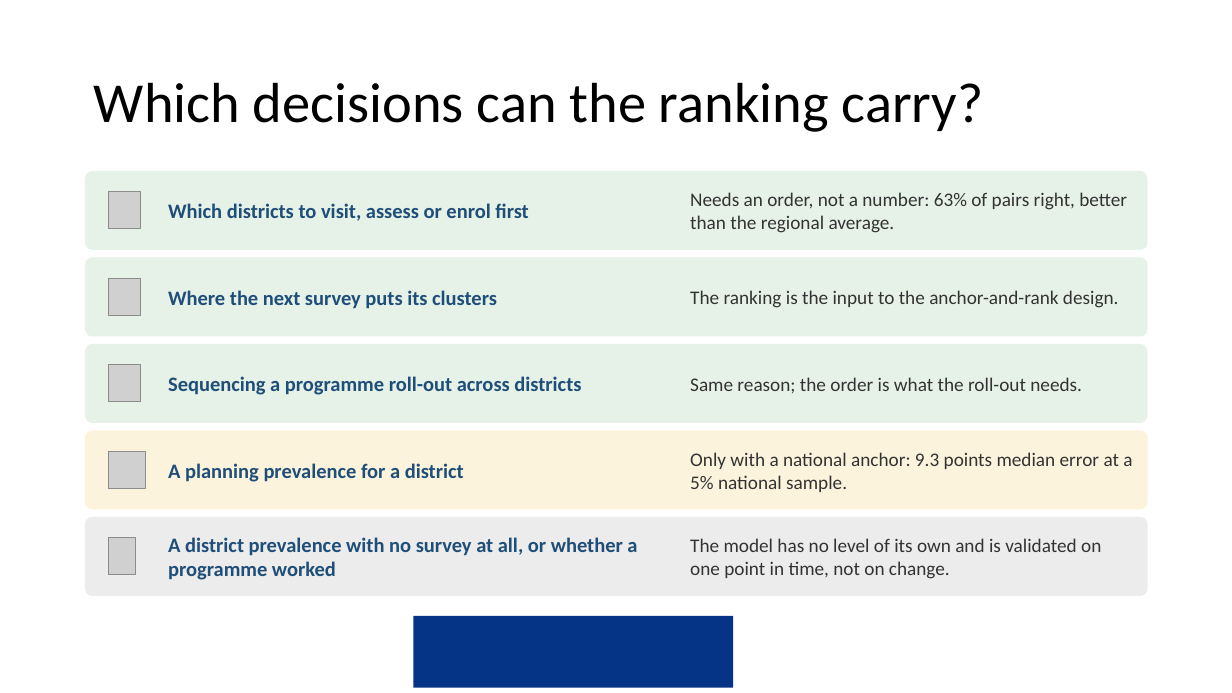
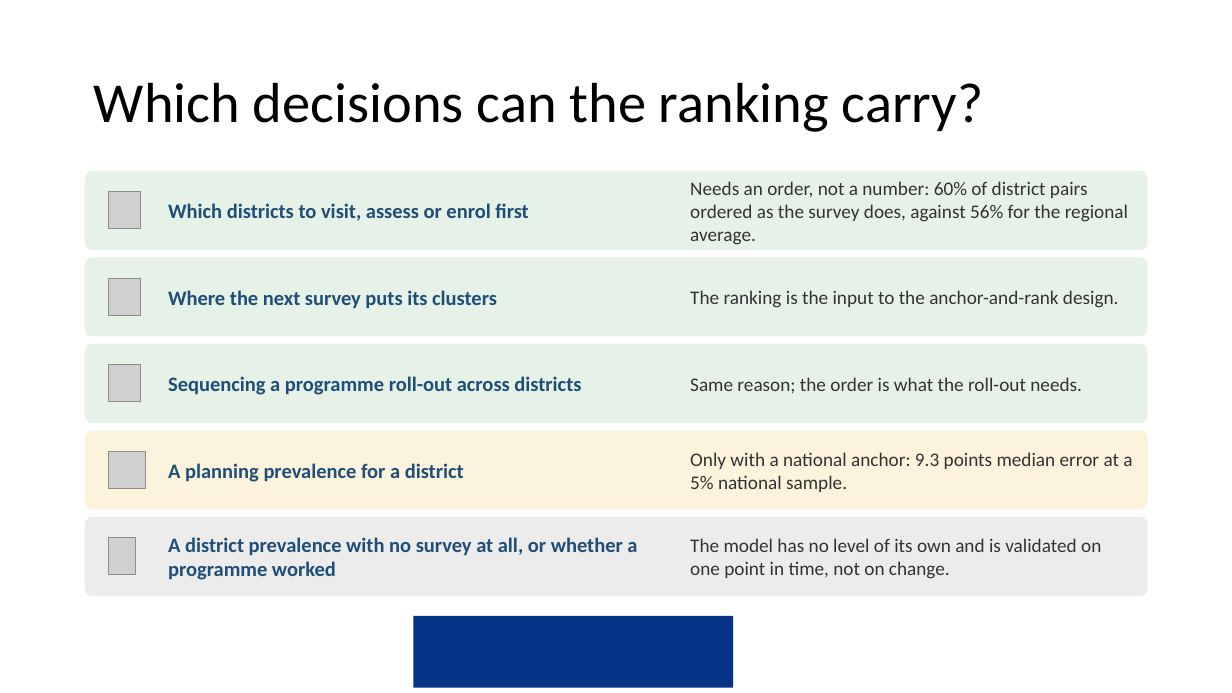
Before and after one commit to amertens/mn-prediction, a slide deck: slide 35 of docs/slides/MN-proxy-full-talk-2026-09.pptx. Drawn at 1232x693 pixels with LibreOffice and Linux fonts; fonts in the diff are those of the drawing; grey boxes stand for pictures; background and template pictures are left out. Boxes give left, top, right and bottom in pixels: in the first picture for what was removed or moved away, otherwise in the second. Text is boxed around its words. In the diff, an @@ line names an element or a change of style, - is before the commit and + after.

```diff
--- a/docs/slides/MN-proxy-full-talk-2026-09.pptx
+++ b/docs/slides/MN-proxy-full-talk-2026-09.pptx
@@ text at (x1=690, y1=181, x2=1128, y2=245): text changed @@
-Needs an order, not a number: 63% of pairs right, better than the regional average.
+Needs an order, not a number: 60% of district pairs ordered as the survey does, against 56% for the regional average.
```
Also in this commit, not shown: 1 other slide changed, 6 other files.
